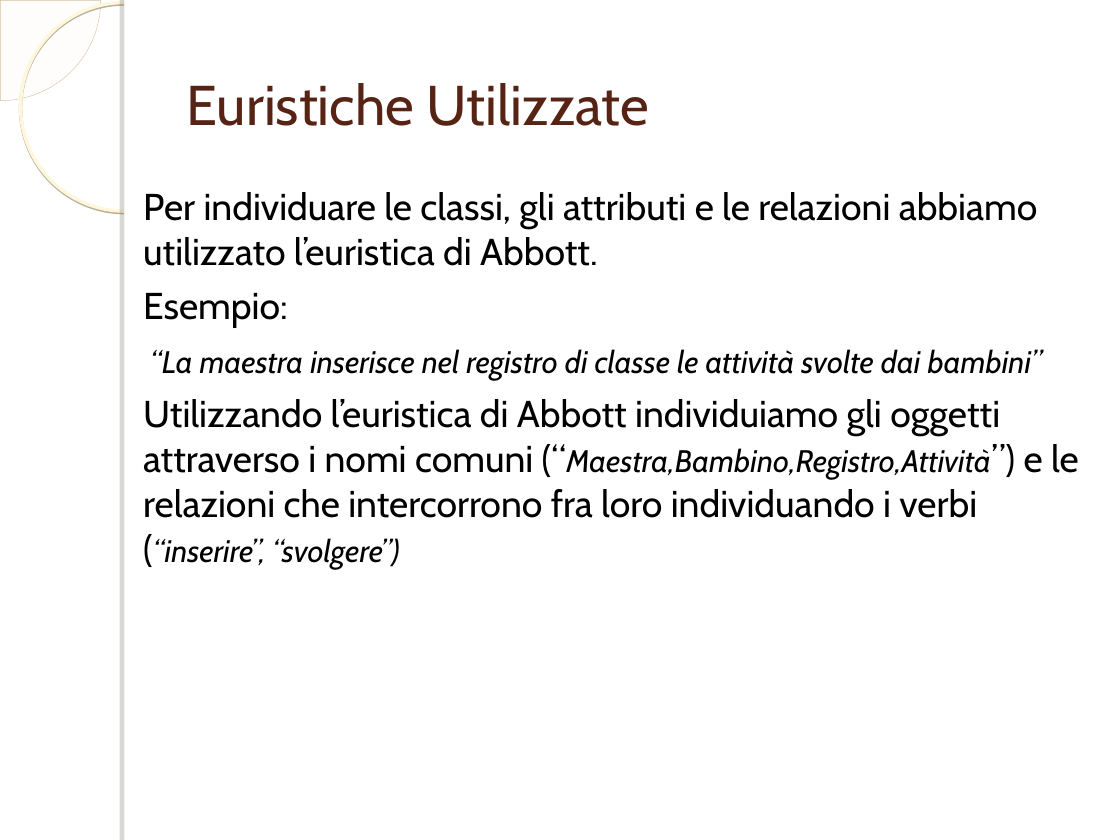
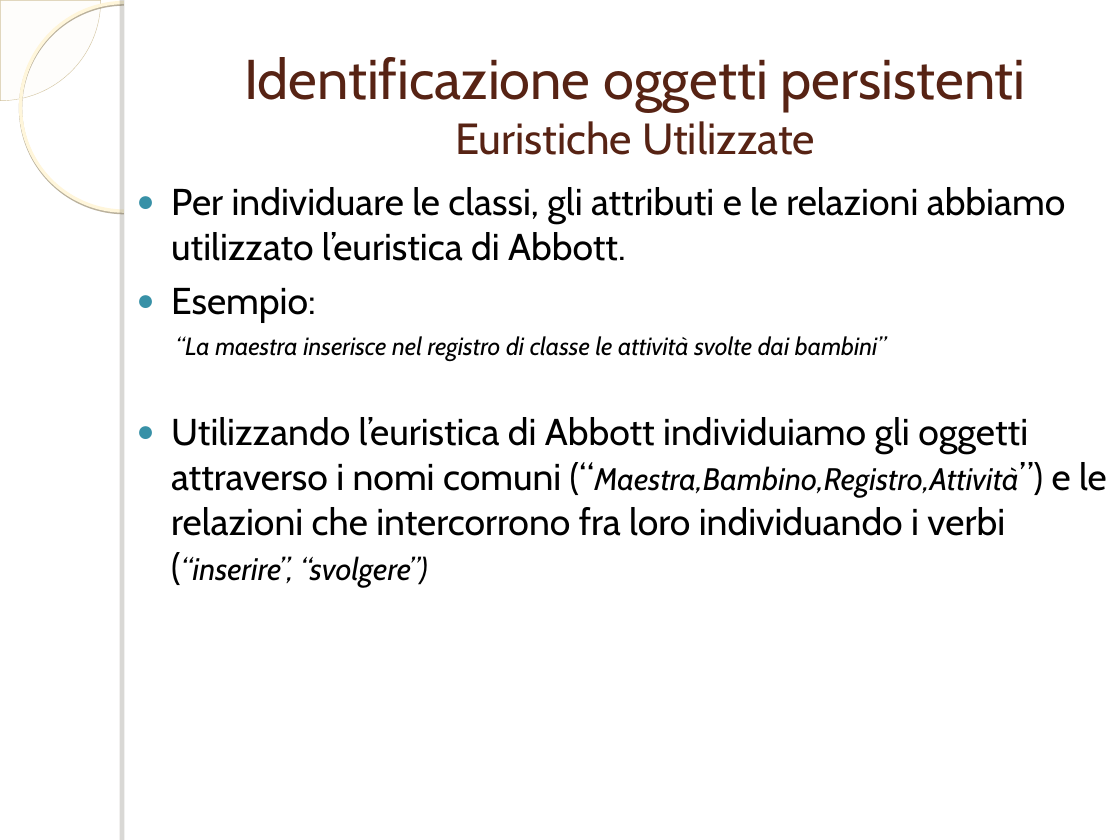
Before and after one commit to ammirate/at-silo, a slide deck: slide 7 of documenti_comuni/PresentazioneDB.ppt (slide 6 before the commit). Drawn at 1120x840 pixels with LibreOffice and Linux fonts; fonts in the diff are those of the drawing; background and template pictures are left out. Boxes give left, top, right and bottom in pixels: in the first picture for what was removed or moved away, otherwise in the second. Text is boxed around its words. In the diff, an @@ line names an element or a change of style, - is before the commit and + after.

```diff
--- a/documenti_comuni/PresentazioneDB.ppt
+++ b/documenti_comuni/PresentazioneDB.ppt
@@ title at <box>244,57,1026,155</box>: text changed @@
-Euristiche Utilizzate
+Identificazione oggetti persistenti
+Euristiche Utilizzate
@@ text "Per individuare le classi, gli ...": place and size @@
-text "Per individuare le classi, gli ..." at <box>143,192,1079,569</box>
+text "Per individuare le classi, gli ..." at <box>171,187,1107,587</box>
@@ text "Per individuare le classi, gli ..." at <box>171,187,1107,587</box>: size 20 to 16 pt in "“La maestra inserisce nel registro di classe ..."; bullet none to ●; list level 1 to 2 in "“La maestra inserisce nel registro ..." @@
```
Also in this commit, not shown: 14 other slides changed, 3 slides added, 1 slide removed.
